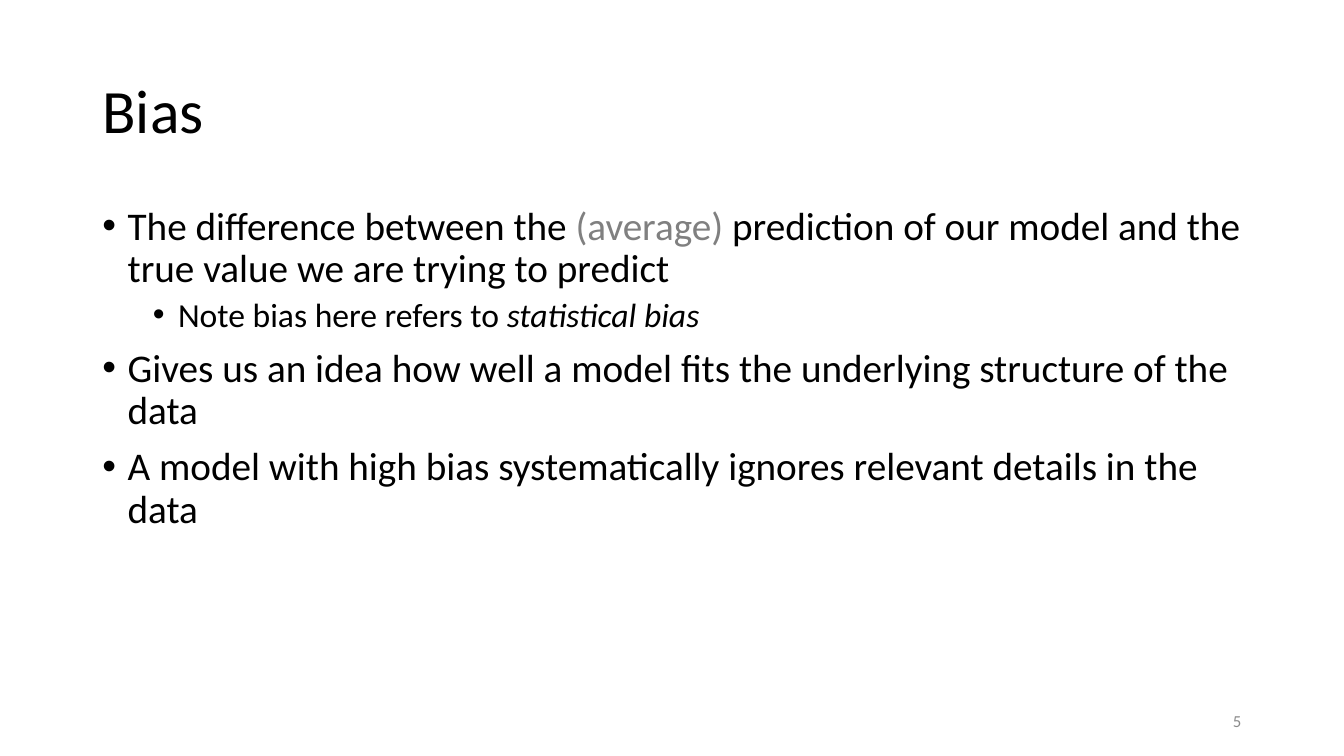
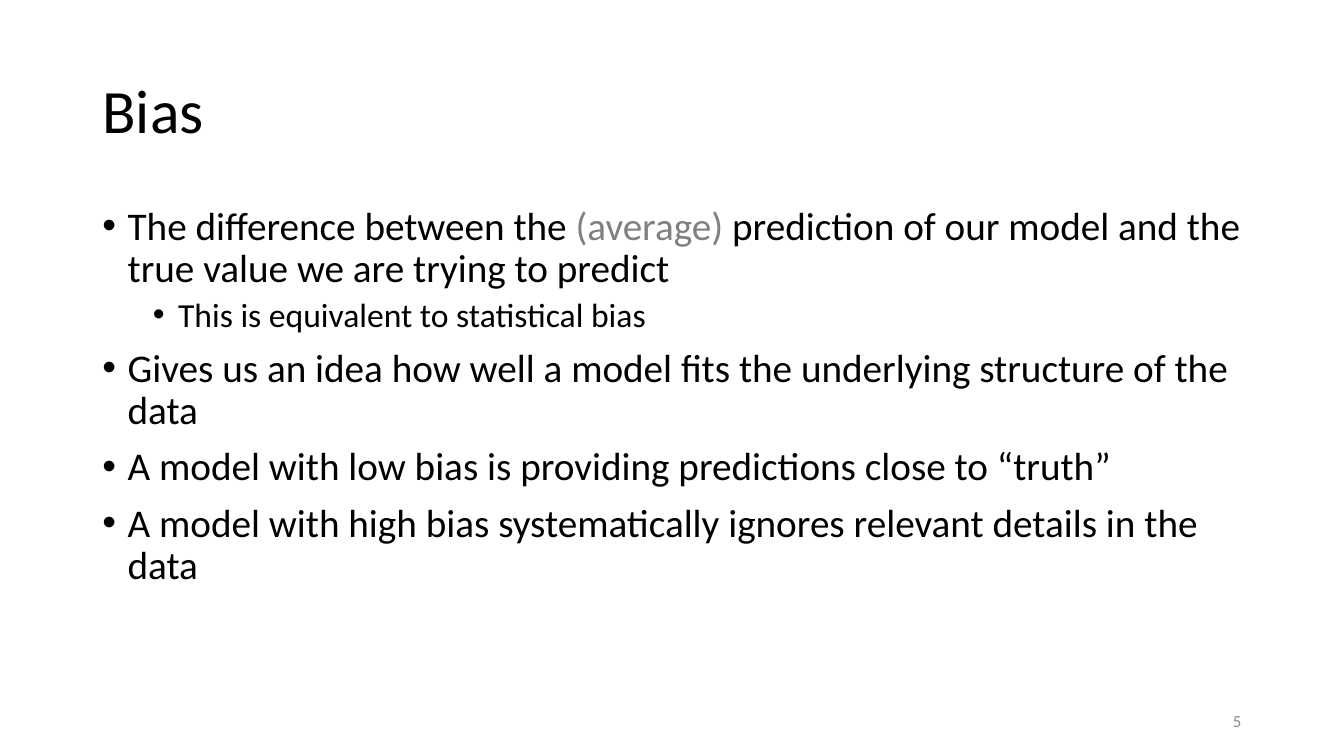
Before and after one commit to karlenaochoa/c4-ml-2020, a slide deck: slide 5 of slides/w2p1-bias-variance-resampling/w2p1.pptx. Drawn at 1344x756 pixels with LibreOffice and Linux fonts; fonts in the diff are those of the drawing. Boxes give left, top, right and bottom in pixels: in the first picture for what was removed or moved away, otherwise in the second. Text is boxed around its words. In the diff, an @@ line names an element or a change of style, - is before the commit and + after.

```diff
--- a/slides/w2p1-bias-variance-resampling/w2p1.pptx
+++ b/slides/w2p1-bias-variance-resampling/w2p1.pptx
@@ text at (x1=178, y1=303, x2=646, y2=333): text changed @@
-  • Note bias here refers to statistical bias
+  • This is equivalent to statistical bias
@@ text at (x1=128, y1=452, x2=1111, y2=487): paragraph added @@
+• A model with low bias is providing predictions close to “truth”
```
Also in this commit, not shown: 26 other slides changed, 1 slide added, 3 slides removed.
